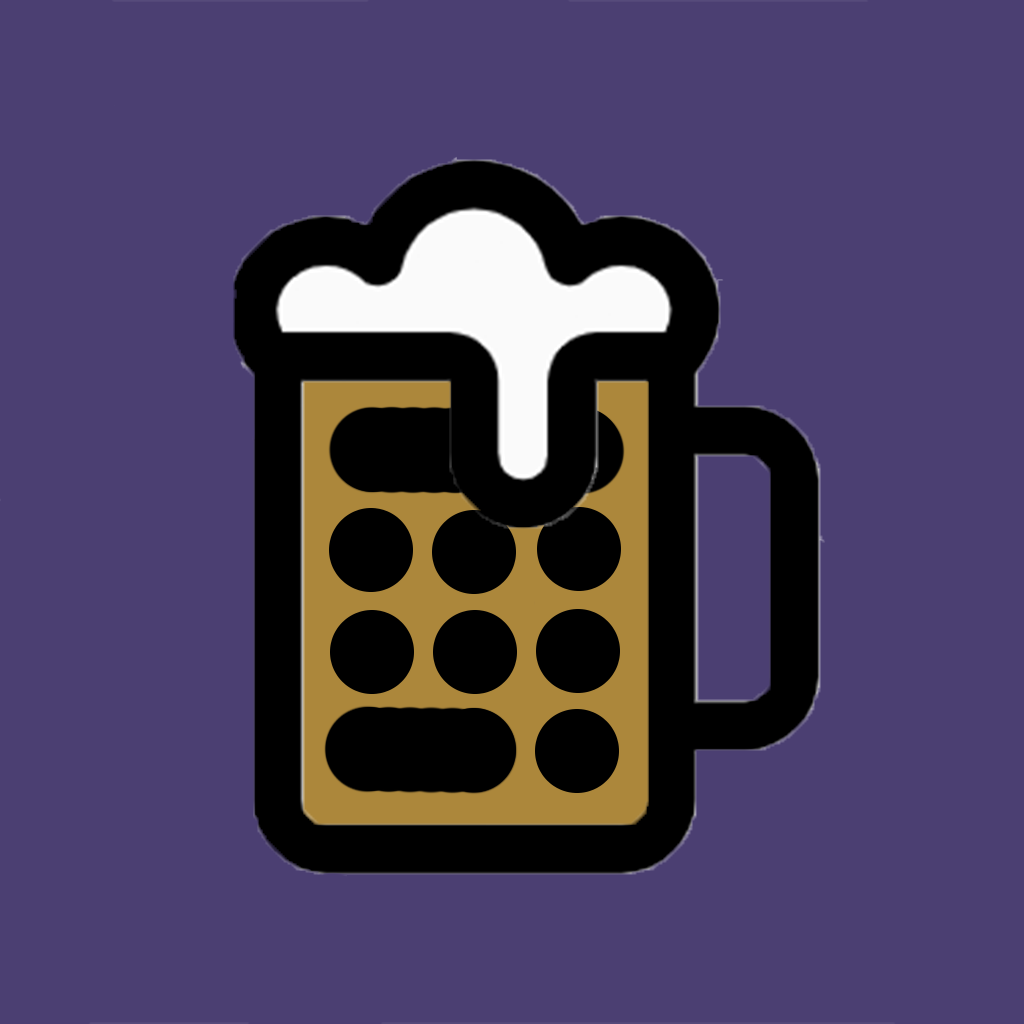
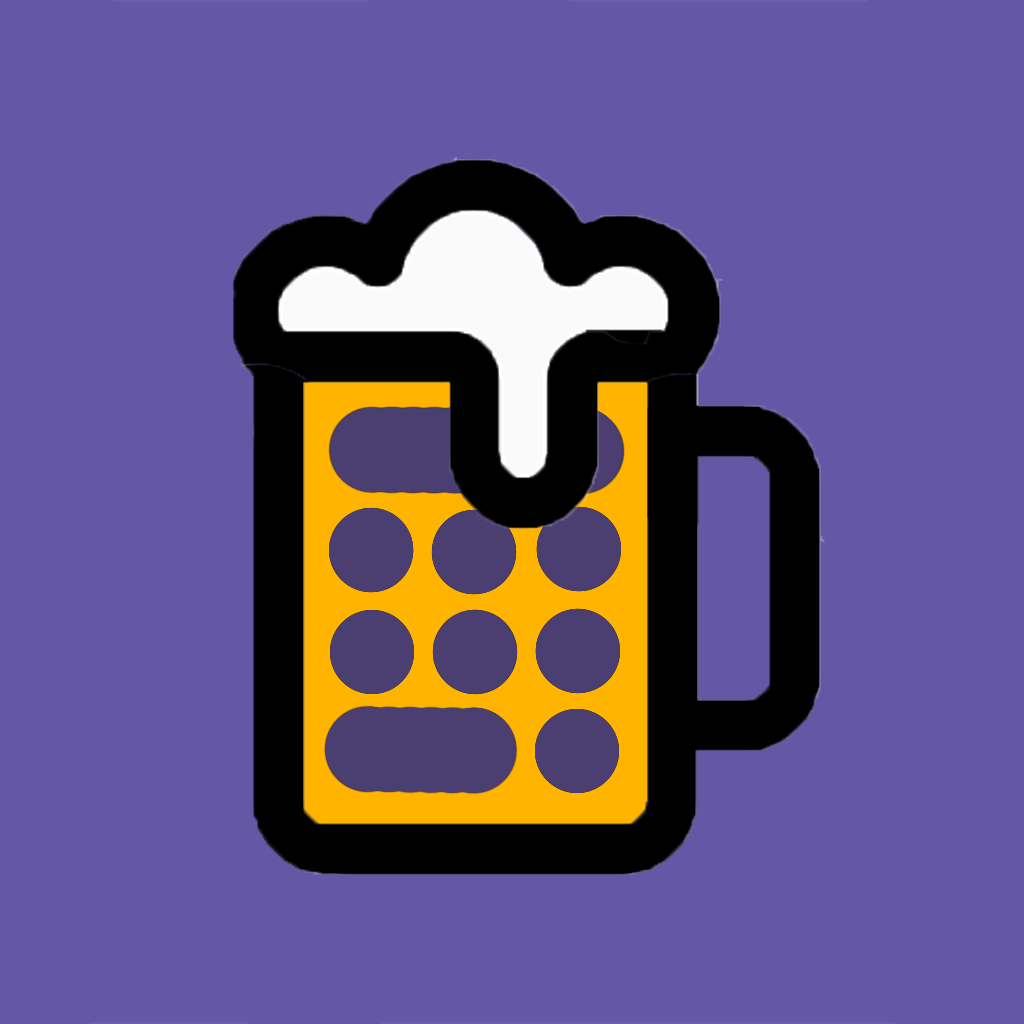
Two versions of the same layered image (w=1024, h=1024). Layer-by-layer changes:
painted on "Screen Shot 2019-10-06 at 4.14.04 PM" over box(233, 159, 821, 877)
painted on "Ellipse 1" over box(323, 406, 895, 969)
removed layer "Ellipse 1" (2nd of 11) over box(538, 407, 622, 491)
removed layer "Ellipse 1" (3rd of 11) over box(323, 406, 625, 795)
removed layer "Ellipse 1" (4th of 11) over box(536, 609, 620, 693)
removed layer "Ellipse 1" (5th of 11) over box(537, 507, 621, 591)
removed layer "Ellipse 1" (6th of 11) over box(432, 510, 516, 594)
removed layer "Ellipse 1" (7th of 11) over box(432, 708, 516, 792)
removed layer "Ellipse 1" (8th of 11) over box(433, 610, 517, 694)
removed layer "Ellipse 1" (9th of 11) over box(328, 707, 412, 791)
removed layer "Ellipse 1" (10th of 11) over box(329, 508, 413, 592)
removed layer "Ellipse 1" (11th of 11) over box(331, 408, 415, 492)
painted on "Layer 2" over box(264, 323, 683, 852)
painted on "Layer 1" over box(0, 0, 1024, 1024)
